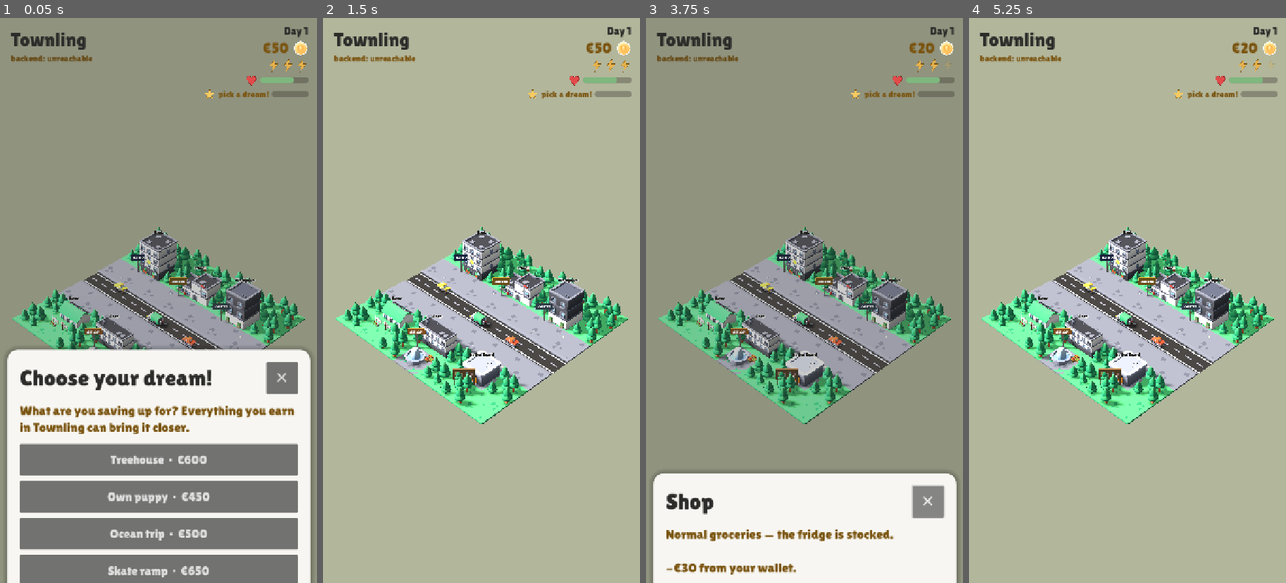
Above: before the commit, frames 1-4 (left to right).
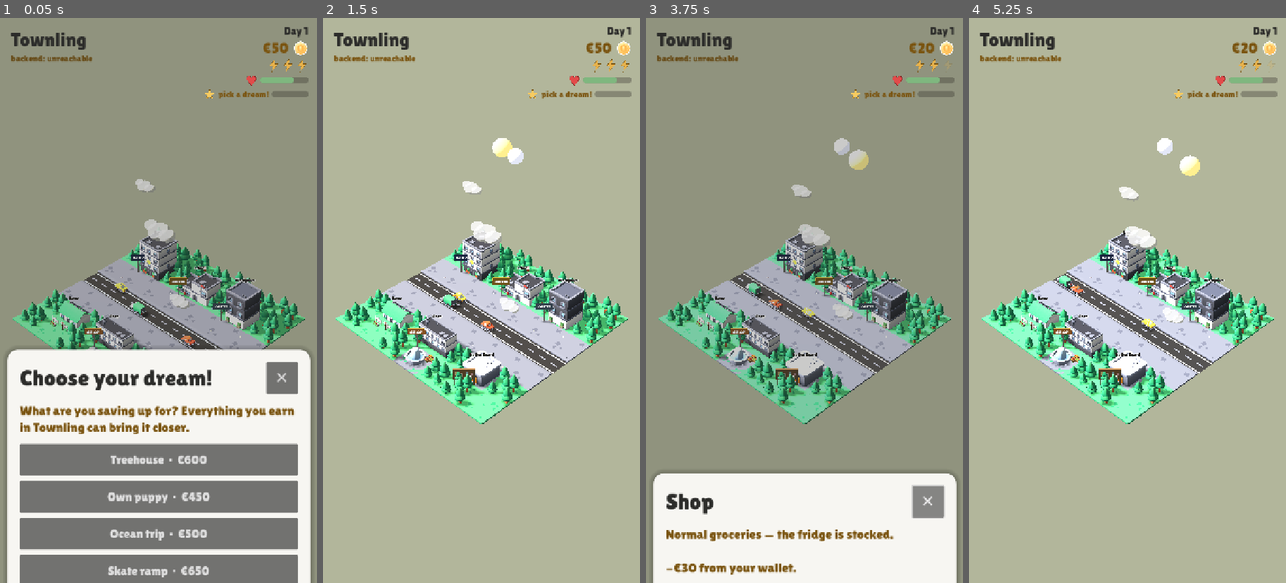
Above: after the commit, the same moments.

Repository: ayeshaverdan/townling
Game: Godot game, scene res://scenes/diorama.tscn
Two runs of this game, one before a commit and one after it. Both use one fixed random seed, a clock stepped at 60 frames per second and the inputs below.
Inputs (mouse positions are in pixels of both pictures, inside the frame that each line leads up to):
- Up to frame 1 (0.05 s): no input
- Up to frame 2 (1.5 s): click "✕" at 0.5 s; move the mouse to (551, 272) at 1.27 s; click (551, 272) at 1.42 s
- Up to frame 3 (3.75 s): drag from (741, 328) to (788, 413) at 2.02 s; click "Normal groceries · 1 slot · −…" at 2.75 s; click "✕" at 3.5 s
- Up to frame 4 (5.25 s): move the mouse to (1159, 176) at 4.27 s; click (1159, 176) at 4.42 s; drag from (1111, 413) to (1032, 215) at 5.02 s

The runs differ from the first frame. In frame 1, 0.8% of the frame differs, in the area x 6-96%, y 28-59%; in frame 2, 2.1%; in frame 3, 2.3%; in frame 4, 8.5%, in the area x 4-97%, y 21-72%.

Commit message:
Money ledger at the Bank + a living town (clouds, cars, day/night)
Playtest: "-€60 appeared and I don't know where my money went." Every
wallet movement is now recorded (shift, groceries, savings transfers,
dream fund, rent) in a capped 40-entry ledger, persisted, and shown as
"Recent activity" at the Bank — Day N · label · +/-€. Rent is no longer
a mystery.

Living town: three cars drive the two lanes and loop; puffy clouds drift
and wrap; and the day arc follows the slot loop — 3 slots = bright morning,
golden afternoon as slots go, dusk when the last slot is spent: sun disc
crosses the sky and fades, the moon rises, the sky turns mauve and lights
dim. All ambient, none of it interactive (design: badges and taps are the
UI; movement is life, not gameplay).

Hospital idea resolved per design doc §21: not built (founder agreed);
the exhaustion consequences from the previous commit stand.

Co-Authored-By: Claude Opus 4.8 <noreply@anthropic.com>

Diff:
--- a/game/scripts/diorama.gd
+++ b/game/scripts/diorama.gd
@@ -81,6 +81,24 @@
 var _home_badge: Label3D
 var _blink_time := 0.0
 
+# Living city: drifting clouds, driving cars, and a day arc tied to slots.
+var _clouds: Array = []      # [{node, speed}]
+var _cars: Array = []        # [{node, speed, dir}]
+var _sun_disc: MeshInstance3D
+var _moon_disc: MeshInstance3D
+var _sun_disc_mat: StandardMaterial3D
+var _moon_disc_mat: StandardMaterial3D
+var _env: Environment
+
+## Day-arc targets per phase (0=morning … 3=dusk): sun energy, colour,
+## elevation, ambient energy, background colour.
+const DAY_PHASES := [
+	{"e": 0.85, "col": Color("fff1dc"), "rot": -45.0, "amb": 0.36, "bg": Color("b2b69b")},
+	{"e": 0.9, "col": Color("fff6e8"), "rot": -50.0, "amb": 0.33, "bg": Color("b2b69b")},
+	{"e": 0.75, "col": Color("ffdfb0"), "rot": -35.0, "amb": 0.30, "bg": Color("aca789")},
+	{"e": 0.38, "col": Color("ffc890"), "rot": -22.0, "amb": 0.20, "bg": Color("8f8ba0")},
+]
+
 var _config_request: HTTPRequest
 var _health_request: HTTPRequest
 
@@ -141,6 +159,14 @@
 		GameState.wallet = 400
 		for i in 12:
 			GameState.fund_dream()
+	elif "--dusk" in OS.get_cmdline_args():
+		GameState.autosave = false
+		GameState.init_new()
+		GameState.select_dream("treehouse")
+		GameState.slots_left = 0
+		# let the lerp settle for the capture
+		for i in 90:
+			_update_city_life(0.1)
 	elif "--ui4" in OS.get_cmdline_args():
 		GameState.autosave = false
 		GameState.init_new()
@@ -189,6 +215,7 @@
 	($Sun2 as DirectionalLight3D).visible = false
 
 	var env := ($WorldEnvironment as WorldEnvironment).environment
+	_env = env
 	env.background_color = Color("b2b69b")           # warm sage backdrop, a step deeper
 	env.ambient_light_color = Color("c6c8bc")        # sage-grey fill, cooler than sun
 	env.ambient_light_energy = 0.33
@@ -262,11 +289,13 @@
 	_update_dream_spot()
 	_update_home_badge()
 
-	# Street life: cars on the two lanes, a delivery truck by the Shop.
-	# (Car Kit uses a larger unit scale; ~0.18 fits our 1x1 tiles.)
-	_spawn_free("cars/taxi", Vector3(0.9, 0.05, 2.80), 90.0, 0.18)
-	_spawn_free("cars/sedan", Vector3(4.6, 0.05, 3.22), -90.0, 0.18)
-	_spawn_free("cars/delivery", Vector3(3.0, 0.05, 3.20), -90.0, 0.18)
+	# Street life: cars drive the two lanes and loop around (design: the town
+	# feels alive; movement is ambient, never interactive).
+	_add_car("cars/taxi", 0.9, 2.80, 1.0, 0.55)
+	_add_car("cars/sedan", 4.6, 3.22, -1.0, 0.75)
+	_add_car("cars/delivery", 2.2, 3.22, -1.0, 0.42)
+	_add_clouds()
+	_add_sky_bodies()
 
 
 ## Instance a Kenney model at grid (col, row), rotated about Y, optionally scaled.
@@ -509,6 +538,107 @@
 		note.position = Vector3(n["x"], n["y"], 0.025)
 		note.rotation.z = deg_to_rad(n["r"])
 		root.add_child(note)
+
+
+# --- Living city -------------------------------------------------------------
+
+func _add_car(model: String, x: float, lane_z: float, dir: float, speed: float) -> void:
+	var car := _spawn_free(model, Vector3(x, 0.05, lane_z), 90.0 * dir, 0.18)
+	if car != null:
+		_cars.append({"node": car, "speed": speed, "dir": dir})
+
+
+func _add_clouds() -> void:
+	var specs := [
+		{"x": 0.5, "y": 3.4, "z": 1.2, "s": 1.0, "v": 0.14},
+		{"x": 3.5, "y": 4.0, "z": 3.5, "s": 1.4, "v": 0.10},
+		{"x": 6.0, "y": 3.6, "z": 5.2, "s": 0.8, "v": 0.18},
+	]
+	for spec in specs:
+		var cloud := Node3D.new()
+		cloud.position = Vector3(spec["x"], spec["y"], spec["z"])
+		world.add_child(cloud)
+		var mat := StandardMaterial3D.new()
+		mat.albedo_color = Color(1, 1, 1, 0.85)
+		mat.transparency = BaseMaterial3D.TRANSPARENCY_ALPHA
+		mat.roughness = 1.0
+		mat.specular_mode = BaseMaterial3D.SPECULAR_DISABLED
+		var blobs := [Vector3.ZERO, Vector3(0.3, 0.05, 0.05), Vector3(-0.28, 0.02, -0.04)]
+		var radii := [0.26, 0.19, 0.16]
+		for i in blobs.size():
+			var mi := MeshInstance3D.new()
+			var sphere := SphereMesh.new()
+			sphere.radius = radii[i] * float(spec["s"])
+			sphere.height = radii[i] * 1.3 * float(spec["s"])
+			mi.mesh = sphere
+			mi.material_override = mat
+			mi.cast_shadow = GeometryInstance3D.SHADOW_CASTING_SETTING_OFF
+			mi.position = blobs[i] * float(spec["s"])
+			cloud.add_child(mi)
+		_clouds.append({"node": cloud, "speed": spec["v"]})
+
+
+func _add_sky_bodies() -> void:
+	_sun_disc_mat = StandardMaterial3D.new()
+	_sun_disc_mat.albedo_color = Color(1.0, 0.85, 0.45, 1.0)
+	_sun_disc_mat.emission_enabled = true
+	_sun_disc_mat.emission = Color(1.0, 0.8, 0.4)
+	_sun_disc_mat.transparency = BaseMaterial3D.TRANSPARENCY_ALPHA
+	_sun_disc = _sky_disc(_sun_disc_mat, 0.34)
+	_moon_disc_mat = StandardMaterial3D.new()
+	_moon_disc_mat.albedo_color = Color(0.92, 0.93, 1.0, 0.0)
+	_moon_disc_mat.emission_enabled = true
+	_moon_disc_mat.emission = Color(0.7, 0.72, 0.85)
+	_moon_disc = _sky_disc(_moon_disc_mat, 0.28)
+
+
+func _sky_disc(mat: StandardMaterial3D, radius: float) -> MeshInstance3D:
+	var mi := MeshInstance3D.new()
+	var sphere := SphereMesh.new()
+	sphere.radius = radius
+	sphere.height = radius * 2.0
+	mi.mesh = sphere
+	mi.material_override = mat
+	mi.cast_shadow = GeometryInstance3D.SHADOW_CASTING_SETTING_OFF
+	world.add_child(mi)
+	return mi
+
+
+func _update_city_life(delta: float) -> void:
+	# Cars loop along the road.
+	for c in _cars:
+		var node: Node3D = c["node"]
+		node.position.x += c["speed"] * c["dir"] * delta
+		if c["dir"] > 0.0 and node.position.x > 7.6:
+			node.position.x = -1.6
+		elif c["dir"] < 0.0 and node.position.x < -1.6:
+			node.position.x = 7.6
+	# Clouds drift and wrap.
+	for cl in _clouds:
+		var cn: Node3D = cl["node"]
+		cn.position.x += cl["speed"] * delta
+		if cn.position.x > 9.0:
+			cn.position.x = -2.5
+	# The day arc: 3 slots = morning..evening; 0 slots = dusk.
+	var phase: int = clampi(3 - GameState.slots_left, 0, 3)
+	var t: Dictionary = DAY_PHASES[phase]
+	var w := minf(delta * 1.6, 1.0)
+	sun.light_energy = lerpf(sun.light_energy, t["e"], w)
+	sun.light_color = sun.light_color.lerp(t["col"], w)
+	sun.rotation.x = lerp_angle(sun.rotation.x, deg_to_rad(t["rot"]), w)
+	if _env != null:
+		_env.ambient_light_energy = lerpf(_env.ambient_light_energy, t["amb"], w)
+		_env.background_color = _env.background_color.lerp(t["bg"], w)
+	# Sun crosses the sky and fades at dusk; the moon rises in its place.
+	if _sun_disc != null:
+		var p := float(phase) / 3.0
+		var sun_target := Vector3(lerpf(0.5, 6.2, p), lerpf(4.6, 3.4, p), -0.6)
+		_sun_disc.position = _sun_disc.position.lerp(sun_target, w)
+		_sun_disc_mat.albedo_color.a = lerpf(_sun_disc_mat.albedo_color.a,
+			0.0 if phase == 3 else 1.0, w)
+		_moon_disc.position = _moon_disc.position.lerp(Vector3(1.2, 4.5, -0.6), w)
+		_moon_disc_mat.albedo_color.a = lerpf(_moon_disc_mat.albedo_color.a,
+			1.0 if phase == 3 else 0.0, w)
 
 
 # --- Building badges (design doc §5: badges on buildings ARE the UI) ---------
@@ -860,6 +990,15 @@
 				fd.pressed.connect(_do_fund_dream)
 		"Bank":
 			_screen_body.text += "\n\nSavings jar:  €%d" % GameState.savings
+			if GameState.ledger.size() > 0:
+				_screen_body.text += "\n\nRecent activity:"
+				var start: int = maxi(0, GameState.ledger.size() - 8)
+				for i in range(GameState.ledger.size() - 1, start - 1, -1):
+					var e: Dictionary = GameState.ledger[i]
+					var amt := int(e.get("a", 0))
+					_screen_body.text += "\nDay %d  ·  %s  %s€%d" % [
+						int(e.get("d", 0)), e.get("t", "?"),
+						"+" if amt >= 0 else "−", absi(amt)]
 			var step := int(GameState.econ.get("savings_step", 10))
 			var d := _action_button("Deposit €%d" % step)
 			d.disabled = GameState.wallet < step
@@ -1119,6 +1258,7 @@
 
 ## Exhausted state: the heart pulses for attention (visible consequence cue).
 func _process(delta: float) -> void:
+	_update_city_life(delta)
 	if _hud_heart_icon == null:
 		return
 	if GameState.wellbeing < 30:
--- a/game/scripts/game_state.gd
+++ b/game/scripts/game_state.gd
@@ -28,6 +28,9 @@
 var dream_saved: int = 0          # coins put toward the dream so far
 var zero_days: int = 0            # consecutive days ended at wellbeing 0
 var forced_rest_today: bool = false  # spec §9: mentor-ordered Rest Day
+var ledger: Array = []            # money activity: {d: day, t: label, a: +/-amount}
+
+const LEDGER_MAX := 40
 
 ## Disable to keep unit tests from touching user:// saves.
 var autosave: bool = true
@@ -62,6 +65,7 @@
 	dream_saved = 0
 	zero_days = 0
 	forced_rest_today = false
+	ledger = []
 	_after_change()
 
 
@@ -76,6 +80,7 @@
 	slots_left -= 1
 	wallet += amount
 	earned_today += amount
+	_log("Courier shift", amount)
 	_after_change()
 	return {"amount": amount, "tier": preview.get("tier", "fine"),
 		"bonus": preview.get("bonus", 0)}
@@ -113,6 +118,7 @@
 	wallet -= cost
 	spent_today += cost
 	groceries_today = tier_id
+	_log("%s groceries" % tier.get("label", tier_id), -cost)
 	_after_change()
 	return {"cost": cost, "label": tier.get("label", tier_id)}
 
@@ -134,6 +140,7 @@
 		return false
 	wallet -= amount
 	savings += amount
+	_log("Into savings jar", -amount)
 	_after_change()
 	return true
 
@@ -143,6 +150,7 @@
 		return false
 	savings -= amount
 	wallet += amount
+	_log("From savings jar", amount)
 	_after_change()
 	return true
 
@@ -186,6 +194,7 @@
 	wallet -= amount
 	dream_saved += amount
 	spent_today += amount
+	_log("Dream fund", -amount)
 	_after_change()
 	return {"added": amount, "completed": dream_complete()}
 
@@ -219,6 +228,7 @@
 	wellbeing = clampi(wellbeing + delta, 0, 100)
 	if rent_due_tonight():
 		wallet -= rent_amount()
+		_log("Rent", -rent_amount())
 	day += 1
 	slots_left = int(econ.get("slots_per_day", 3))
 	# Spec §9 caring floor: two straight days ended empty -> the mentor
@@ -241,6 +251,12 @@
 
 # --- Helpers / persistence ---------------------------------------------------
 
+func _log(label: String, amount: int) -> void:
+	ledger.append({"d": day, "t": label, "a": amount})
+	while ledger.size() > LEDGER_MAX:
+		ledger.pop_front()
+
+
 func _wb() -> Dictionary:
 	return econ.get("wellbeing", {})
 
@@ -269,6 +285,7 @@
 		"spent_today": spent_today, "groceries_today": groceries_today,
 		"wellbeing": wellbeing, "dream_id": dream_id, "dream_saved": dream_saved,
 		"zero_days": zero_days, "forced_rest_today": forced_rest_today,
+		"ledger": ledger,
 	}))
 
 
@@ -293,5 +310,6 @@
 	dream_saved = int(parsed.get("dream_saved", 0))
 	zero_days = int(parsed.get("zero_days", 0))
 	forced_rest_today = bool(parsed.get("forced_rest_today", false))
+	ledger = parsed.get("ledger", [])
 	changed.emit()
 	return true
--- a/game/tests/test_game_state.gd
+++ b/game/tests/test_game_state.gd
@@ -118,6 +118,21 @@
 	check(not gs.forced_rest_today, "normal day after rest")
 	check(gs.slots_left == 3, "slots back")
 
+	# Ledger: every wallet movement is recorded and explained.
+	check(gs.ledger.size() > 0, "ledger has entries")
+	var rent_logged := false
+	var shift_logged := false
+	for e in gs.ledger:
+		if e.get("t") == "Rent" and e.get("a") == -60:
+			rent_logged = true
+		if e.get("t") == "Courier shift":
+			shift_logged = true
+	check(rent_logged, "rent -60 explained in ledger")
+	check(shift_logged, "shifts appear in ledger")
+	for i in 60:
+		gs._log("test", 1)
+	check(gs.ledger.size() == 40, "ledger capped at 40")
+
 	if failures == 0:
 		print("ALL TESTS PASSED")
 		quit(0)
